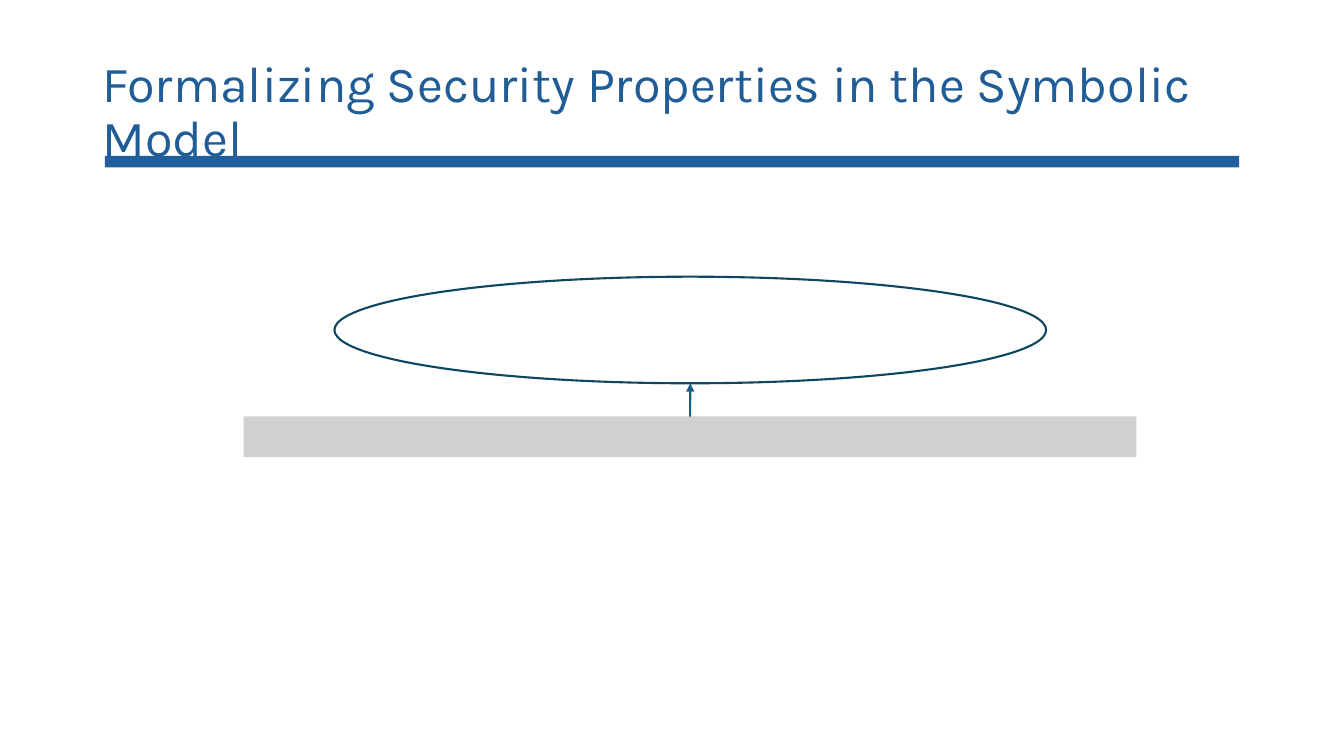
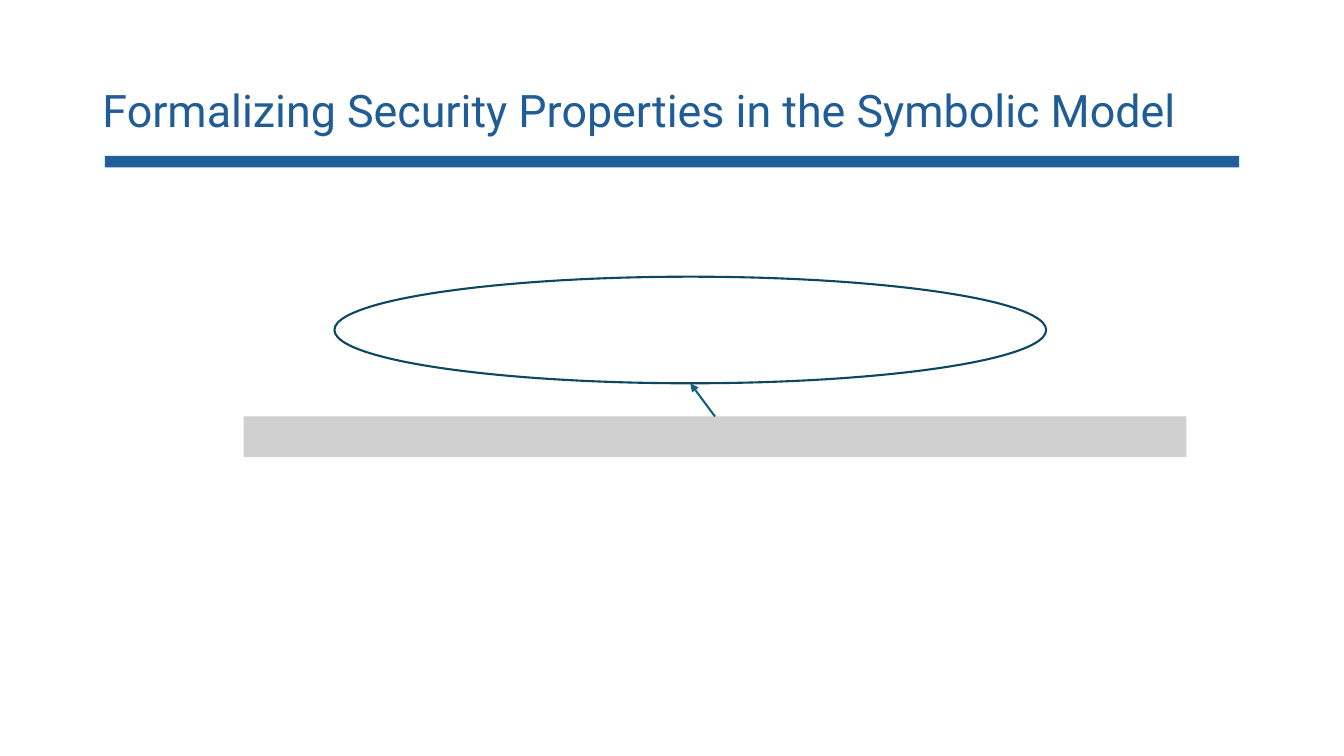
Before and after one commit to lorchrob/comp_slides, a slide deck: slide 57 of comp.pptx. Drawn at 1344x756 pixels with LibreOffice and Linux fonts; fonts in the diff are those of the drawing; grey boxes stand for pictures. Boxes give left, top, right and bottom in pixels: in the first picture for what was removed or moved away, otherwise in the second. Text is boxed around its words. In the diff, an @@ line names an element or a change of style, - is before the commit and + after.

```diff
--- a/comp.pptx
+++ b/comp.pptx
@@ title "Formalizing Security Properties in the ..." at box(102, 93, 1176, 137): size 36 to 32 pt, font Karla to Roboto @@
@@ arrow moved from (691, 416) - (691, 383) to (715, 416) - (691, 383) @@
@@ picture: place and size @@
-picture at box(244, 416, 1137, 457)
+picture at box(244, 416, 1187, 457)
```
Also in this commit, not shown: 94 other slides changed.
